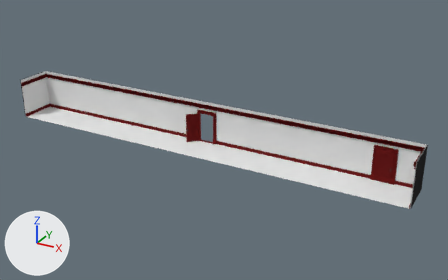
What one commit did to the Blender file Assets/models/hall01/walls_and_floors02i.blend.
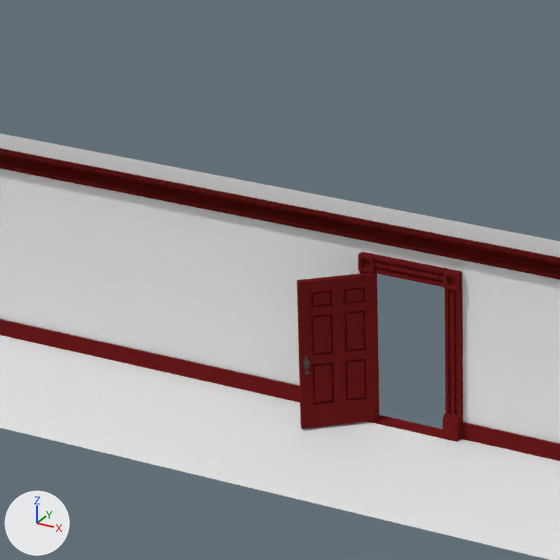
The first picture shows the older version from a 50 mm lens placed at (62.0, -101.4, 53.9), pointed at (4.8, 2.6, 2.0). The close-ups show both versions on the part from 29% to 52% of the width and 22% to 59% of the height of that picture; other places that the commit changed are outside them. The axes (+X, +Y, +Z) are drawn at lower left. The lights are the same throughout. Both versions are drawn at frame 10 of the action 'door01Action'; the numbers are the values there.

The scene before the commit, as lines of its bpy script (objects in view):
```python
me_cube_003 = bpy.data.meshes.new('Cube.003')
me_cube_003.from_pydata(...)  # a box spanning x -1.0..1.0, y -1.0..1.0, z -1.0..1.0
me_cube_003.materials.append(mat_trim01)  # dark red #6d1c1c
me_plane = bpy.data.meshes.new('Plane')
me_plane.from_pydata(...)  # 18 vertices, 8 faces; spans x -1.0..1.0, y -1.0..1.0, z 0.0
me_plane.materials.append(mat_wall01)  # white #e7e7e7
me_plane_008 = bpy.data.meshes.new('Plane.008')
me_plane_008.from_pydata(...)  # 612 vertices, 610 faces; spans x -0.01..1.99, y -1.0..1.0, z -0.14..0.14
me_plane_008.materials.append(mat_trim01)  # dark red #6d1c1c
ob_door01 = bpy.data.objects.new('door01', me_plane_008)
ob_door01.location = (-1.59, 3.77, 3.18)
ob_door01.rotation_euler = (1.571, 0.0, -2.356)  # degrees (90, 0, -135)
ob_door01.scale = (1.55, 3.1, 0.999)
ob_floor_door_trim01 = bpy.data.objects.new('floor_door_trim01', me_cube_003)
ob_floor_door_trim01.location = (-0.03, 3.87, 0.0)
ob_floor_door_trim01.rotation_euler = (-1.571, 0.0, 0.0)  # degrees (-90, 0, 0)
ob_floor_door_trim01.scale = (2.25, 0.05, 0.35)
ob_wall_n = bpy.data.objects.new('wall_n', me_plane)
ob_wall_n.location = (0.0, 4.0, 4.5)
ob_wall_n.rotation_euler = (1.571, 0.0, 0.0)  # degrees (90, 0, 0)
ob_wall_n.scale = (45.0, 4.5, 1.0)
# also in view: 'wall_bottom_trim.000' at (0.0, 3.9, 0.3); 'doorway01' at (0.0, 3.7, 3.5); 'wall_top_trim' at (0.0, 3.8, 8.0); 'floor' at (0.0, 0.0, 0.0)
```
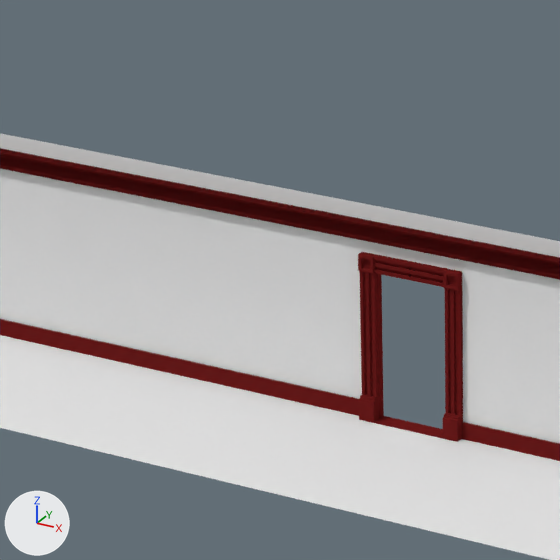
What changed in the scene script:
```text
Change ob_door01:
    ob_door01.location: (-1.59, 3.77, 3.18) -> (-1.59, 4.0, 3.18)
    ob_door01.rotation_euler: (1.571, 0.0, -2.356) -> (1.571, 0.0, 2.356)  # degrees (90, 0, -135) -> degrees (90, 0, 135)
```

Where the change shows, as pixel boxes (x1, y1, x2, y2) in the close-ups (560 x 560 px):
'door01', moved, turned
    before: (297, 273, 378, 429)
    after: (377, 274, 384, 417)
'doorknob01', moved, turned (not visible afterwards)
    before: (303, 356, 310, 375)
